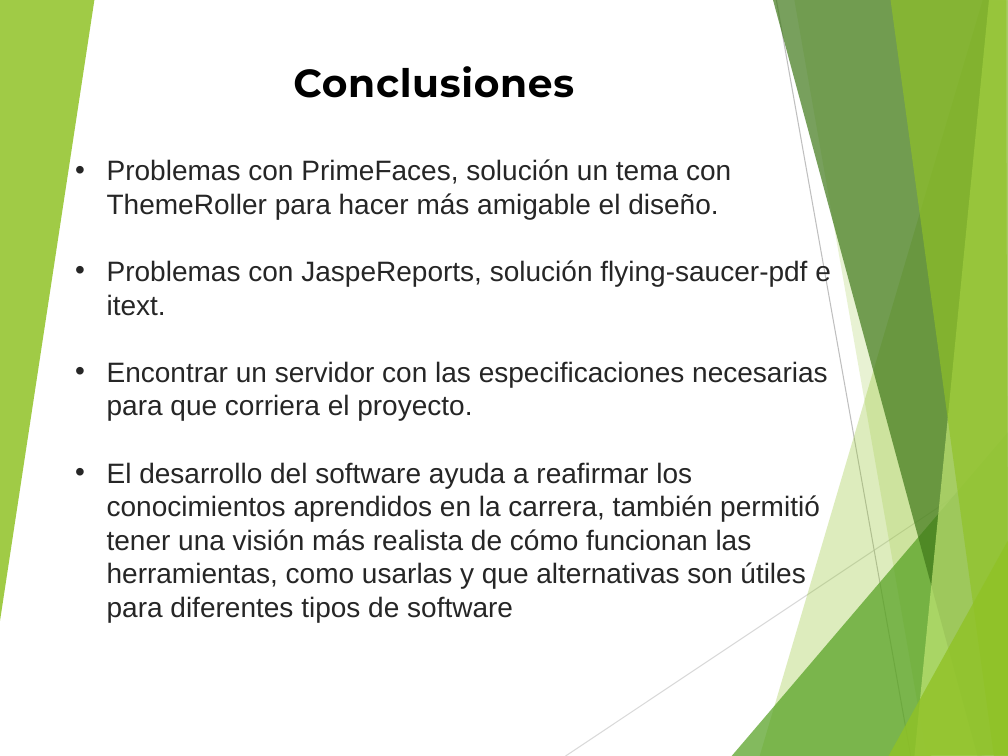
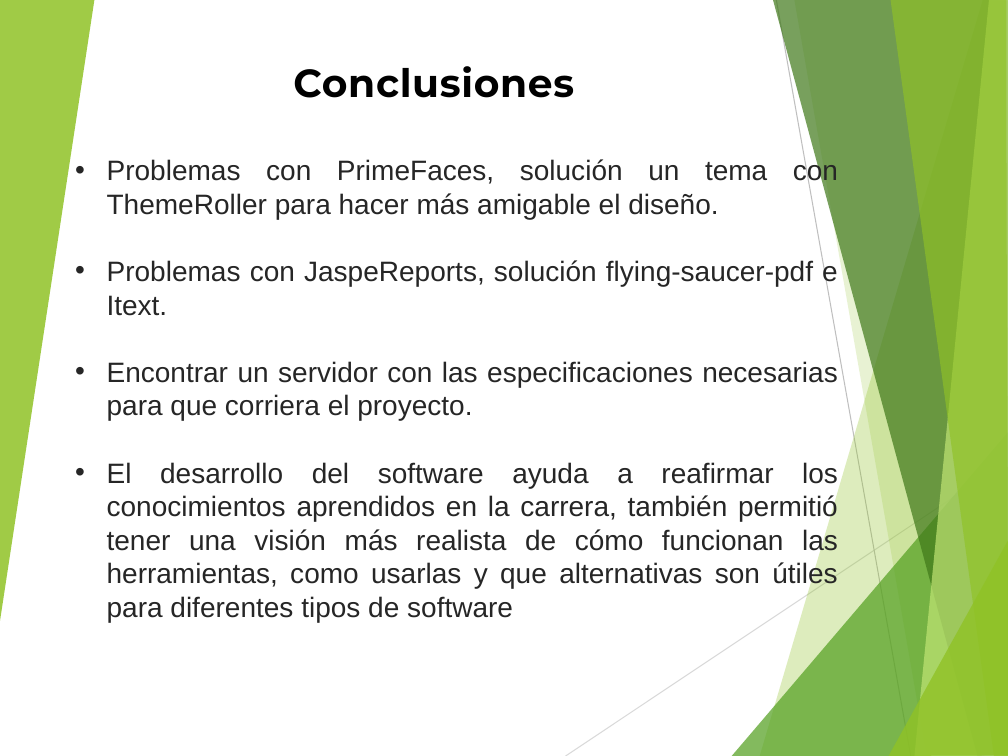
Before and after one commit to andy645jh/ProyectoGrado, a slide deck: slide 16 of extras/docs/rdc_presentacion.pptx. Drawn at 1008x756 pixels with LibreOffice and Linux fonts; fonts in the diff are those of the drawing. Boxes give left, top, right and bottom in pixels: in the first picture for what was removed or moved away, otherwise in the second. Text is boxed around its words. In the diff, an @@ line names an element or a change of style, - is before the commit and + after.

```diff
--- a/extras/docs/rdc_presentacion.pptx
+++ b/extras/docs/rdc_presentacion.pptx
@@ text at box(107, 158, 838, 622): alignment left to justified @@
@@ text at box(107, 259, 838, 316): text changed @@
-• Problemas con JaspeReports, solución flying-saucer-pdf e itext.
+• Problemas con JaspeReports, solución flying-saucer-pdf e Itext.
```
Also in this commit, not shown: 8 other slides changed.
